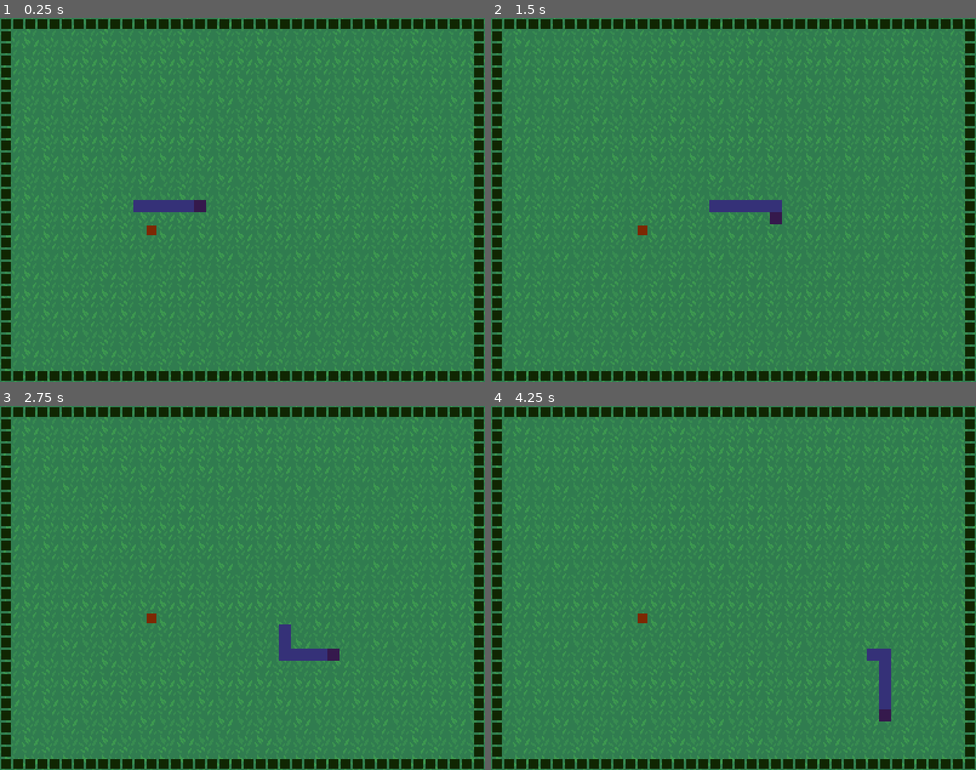
Above: before the commit, frames 1-4 (two rows, left to right).
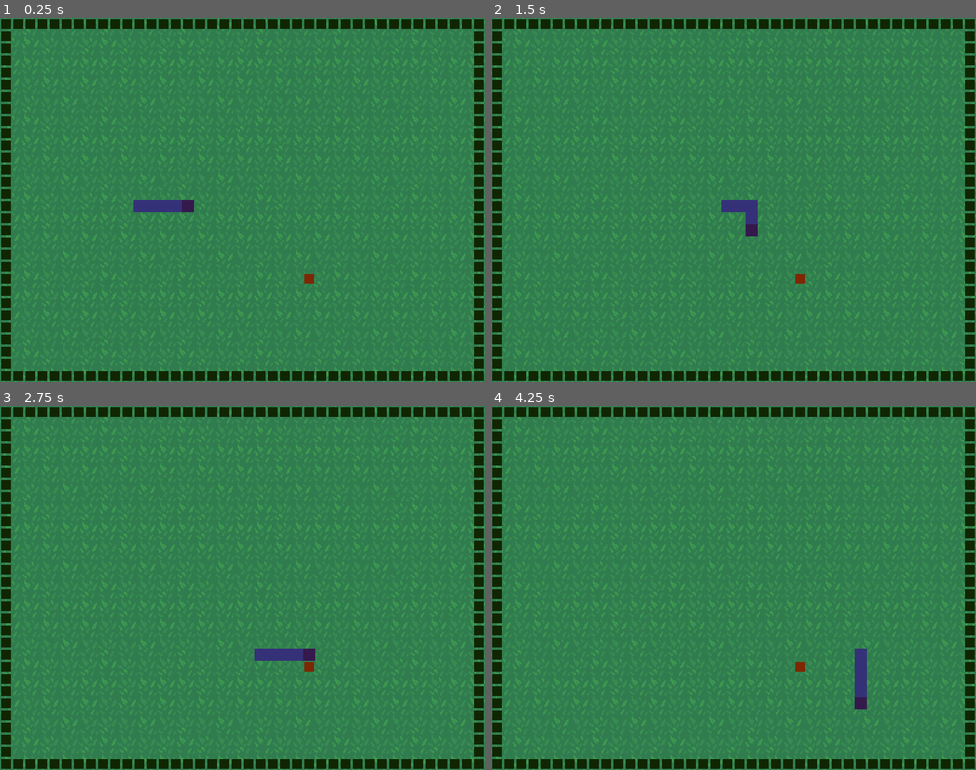
Above: after the commit, the same moments.

Repository: jwt74/snek
Game: Godot game, scene res://Game.tscn
Same seed, same stepped clock (60 frames per second), same inputs: the game is played once before the commit and once after it.
Inputs:
- Up to frame 1 (0.25 s): no input
- Up to frame 2 (1.5 s): hold Right (ui_right) 0.53-1.28 s; hold Left (ui_left) from 1.28 s (still down)
- Up to frame 3 (2.75 s): release Left (ui_left) at 2.03 s; hold Right (ui_right) from 2.03 s (still down)
- Up to frame 4 (4.25 s): release Right (ui_right) at 3.53 s; hold Left (ui_left) from 3.53 s (still down)

The runs differ from the first frame. In frame 1, 0.3% of the frame differs, in the area x 30-65%, y 50-73%; in frame 2, 0.6%; in frame 3, 0.7%; in frame 4, 1.1%, in the area x 30-83%, y 57-87%.

Commit message:
Refactoring to eliminate call_defered() and magic numbers

Diff:
--- a/Food.gd
+++ b/Food.gd
@@ -6,9 +6,8 @@
 
 func _on_Hurtbox_area_entered(_area):
 	emit_signal("food_eaten")
-	queue_free()
 
-func setColor(newcolor):
+func setColor(newcolor: Color):
 	colorRect.color = newcolor
 
 func getColor():
--- a/Game.gd
+++ b/Game.gd
@@ -6,6 +6,9 @@
 
 export (int) var SNAKEPART_SIZE = 10
 export (int) var SNAKE_GROW = 2
+export (int) var SNAKE_LEN = 5
+export (Vector2) var SNAKE_POS = Vector2 (10, 15)
+export (Vector2) var WINDOW = Vector2 (40, 30)
 
 const NORTH = 0
 const EAST = 1
@@ -14,10 +17,10 @@
 
 const directions = [Vector2.UP, Vector2.RIGHT, Vector2.DOWN, Vector2.LEFT]
 
-onready var facing = EAST
-onready var grow = 0
-onready var dirchange = 0
-onready var food = null
+onready var facing: int = EAST
+onready var grow: int = 0
+onready var dirchange: int = 0
+onready var food:Node2D = null
 onready var dead: bool = false
 
 export (Color) var headColor
@@ -47,73 +50,72 @@
 	start_game()
 
 func start_game():
-	dead = false
-	facing = EAST
-	grow = 0
-	dirchange = 0
-	food = null
-	place_food()
-	# make initial snake
-
-	for i in range(10,15):
+	for x in range(SNAKE_POS.x, SNAKE_POS.x + SNAKE_LEN):
 		var snakePart = SnakePart.instance()
-		place_part(snakePart, Vector2(i * SNAKEPART_SIZE, 150), bodyColor)
+		place_part(snakePart, Vector2(x * SNAKEPART_SIZE, SNAKE_POS.y * SNAKEPART_SIZE), bodyColor)
 		Snake.append(snakePart)
 	Snake[-1].connect("snake_dead", self, "on_snake_dead")
-	update_snake()
+	place_food()
+	$Timer.start()
 
 func draw_walls():
-	for x in range(0,40):
+	for x in range(0, WINDOW.x):
 		place_part(Wall.instance(), Vector2(x * SNAKEPART_SIZE, 0), wallColor)
-		place_part(Wall.instance(), Vector2(x * SNAKEPART_SIZE, 300 - SNAKEPART_SIZE), wallColor)
-	for y in range(0,30):
+		place_part(Wall.instance(), Vector2(x * SNAKEPART_SIZE, (WINDOW.y - 1) * SNAKEPART_SIZE), wallColor)
+	for y in range(0, WINDOW.y):
 		place_part(Wall.instance(), Vector2(0 , y * SNAKEPART_SIZE), wallColor)
-		place_part(Wall.instance(), Vector2(400 - SNAKEPART_SIZE, y * SNAKEPART_SIZE), wallColor)
+		place_part(Wall.instance(), Vector2((WINDOW.x - 1) * SNAKEPART_SIZE, y * SNAKEPART_SIZE), wallColor)
 
-func place_part(part_instance, pos: Vector2, color: Color):
+func place_part(part_instance: Node2D, pos: Vector2, color: Color):
 	part_instance.position = Vector2(pos)
-	get_tree().current_scene.add_child(part_instance)
+	add_child(part_instance)
 	part_instance.setColor(color)
 
-func update_snake(growmore = 0):
-	if not dead:
-		grow += growmore
-		if(grow > 0):
-			grow -= 1
-		else:
-			Snake.pop_front().queue_free()
+func update_snake():
+	if(grow > 0):
+		grow -= 1
+	else:
+		Snake.pop_front().queue_free()
 
-		#place new head
-		var head_pos = Snake[-1].position
-		Snake[-1].setColor(bodyColor)
-		Snake[-1].disconnect("snake_dead", self, "on_snake_dead")
+	#place new head
+	var head_pos = Snake[-1].position
+	Snake[-1].setColor(bodyColor)
+	Snake[-1].disconnect("snake_dead", self, "on_snake_dead")
 
-		facing = (facing + dirchange) % 4
-		dirchange = 0
-		var posx = head_pos.x + (directions[facing].x * SNAKEPART_SIZE)
-		var posy = head_pos.y + (directions[facing].y * SNAKEPART_SIZE)
+	facing = (facing + dirchange) % 4
+	dirchange = 0
+	var posx = head_pos.x + (directions[facing].x * SNAKEPART_SIZE)
+	var posy = head_pos.y + (directions[facing].y * SNAKEPART_SIZE)
 
-		var newHead = SnakePart.instance()
-		place_part(newHead, Vector2(posx, posy), headColor)
-		Snake.append(newHead)
-		newHead.connect("snake_dead", self, "on_snake_dead")
+	var newHead = SnakePart.instance()
+	place_part(newHead, Vector2(posx, posy), headColor)
+	Snake.append(newHead)
+	newHead.connect("snake_dead", self, "on_snake_dead")
 
 func _on_Timer_timeout():
+	$Timer.stop()
 	if not dead:
 		update_snake()
+		$Timer.start()
 	else:
 		restart_game()
 
 func place_food():
 	food = Food.instance()
+# warning-ignore:return_value_discarded
 	food.connect("food_eaten", self, "on_food_eaten")
-	food.position = Vector2(SNAKEPART_SIZE * (randi() % 40), SNAKEPART_SIZE * (randi() % 30))
-	get_tree().current_scene.add_child(food)
+	move_food()
+	add_child(food)
 	food.setColor(foodColor)
 
+func move_food():
+	food.position = Vector2(SNAKEPART_SIZE * (randi() % int(WINDOW.x)), SNAKEPART_SIZE * (randi() % int(WINDOW.y)))
+
 func on_food_eaten():
-	call_deferred("place_food")
+	$Timer.stop()
+	move_food()
 	grow += SNAKE_GROW
+	$Timer.start()
 
 func on_snake_dead():
 	dead=true
@@ -123,4 +125,9 @@
 	for snakePart in Snake:
 		snakePart.queue_free()
 	Snake.resize(0)
+	dead = false
+	facing = EAST
+	grow = 0
+	dirchange = 0
+	food = null
 	start_game()
--- a/Game.tscn
+++ b/Game.tscn
@@ -12,7 +12,6 @@
 
 [node name="Timer" type="Timer" parent="."]
 wait_time = 0.155
-autostart = true
 
 [node name="Background" type="TextureRect" parent="."]
 margin_right = 400.0
